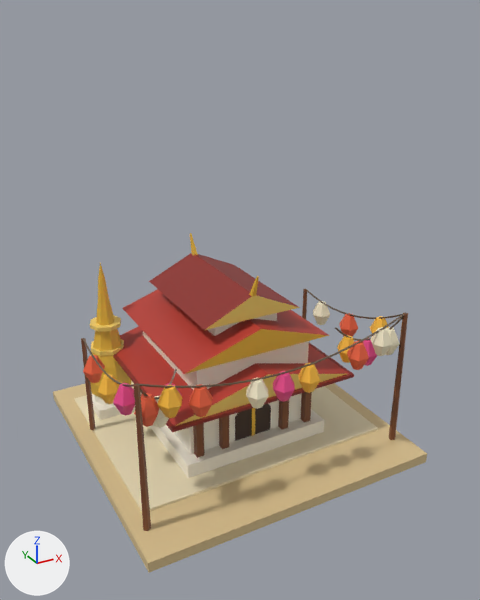
Two versions of the glTF model games/escales/assets/monuments/lanternesChiangMai.glb, one commit apart.
Before and after are seen from a 50 mm camera at (-1.65, -3.19, 2.47) aimed at (0.03, -0.14, 0.95). Arrows for +X, +Y and +Z are at lower left; the lights stay in place. The older version comes first. Vertices at exactly the same position are counted once.

The scene before the commit, as lines of its bpy script (objects in view):
```python
me_lanterneschiangmai = bpy.data.meshes.new('lanternesChiangMai')
me_lanterneschiangmai.from_pydata(...)  # 1096 vertices, 1685 faces; spans x -0.88..0.88, y -0.88..0.88, z 0.0..1.18
me_lanterneschiangmai.materials.append(mat_defaultmaterial)
ob_lanterneschiangmai = bpy.data.objects.new('lanternesChiangMai', me_lanterneschiangmai)
ob_lanterneschiangmai.location = (0.0, 0.0, 0.0)
```
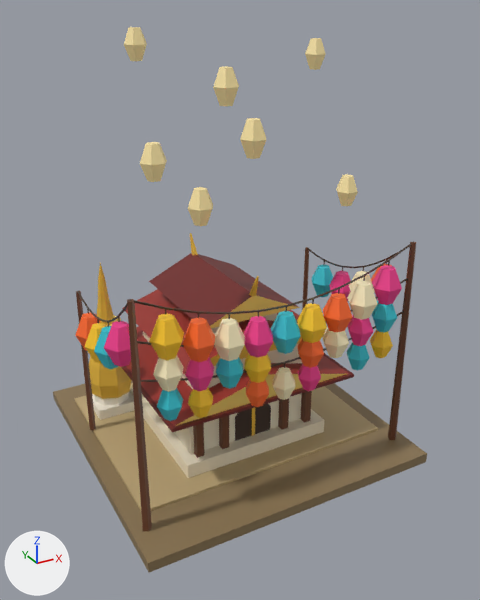
Changed parts and their boxes (x1, y1, x2, y2) in the pictures (480 x 600 px; the box of a moved part takes in the faces that stretch with it):
'lanternesChiangMai', reshaped (61% taller): before (53, 233, 427, 572); after (53, 27, 427, 572)
part 1 of me_lanterneschiangmai, moved or reshaped: before (134, 393, 159, 427); after (182, 317, 215, 362)
part 2 of me_lanterneschiangmai, moved or reshaped: before (370, 316, 388, 333); after (297, 303, 327, 343)
part 3 of me_lanterneschiangmai, moved or reshaped: before (339, 313, 358, 337); after (372, 265, 402, 305)
part 4 of me_lanterneschiangmai, moved or reshaped: before (153, 395, 169, 428); after (216, 357, 243, 389)
part 5 of me_lanterneschiangmai, moved or reshaped: before (113, 383, 135, 416); after (244, 353, 271, 383)
part 6 of me_lanterneschiangmai, moved or reshaped: before (124, 384, 130, 387); after (141, 380, 158, 382)
part 7 of me_lanterneschiangmai, moved or reshaped: before (97, 374, 120, 404); after (246, 380, 269, 407)
part 8 of me_lanterneschiangmai, moved or reshaped: before (83, 355, 105, 383); after (273, 367, 296, 400)
part 9 of me_lanterneschiangmai, moved or reshaped: before (313, 301, 330, 325); after (298, 364, 321, 391)
part 10 of me_lanterneschiangmai, added (pink): after (104, 321, 138, 367)
part 11 of me_lanterneschiangmai, added (cyan): after (94, 326, 118, 369)
part 12 of me_lanterneschiangmai, deleted: before (107, 289, 390, 400)
part 13 of me_lanterneschiangmai, built on: before (136, 327, 400, 409); after (75, 174, 410, 392)
part 14 of me_lanterneschiangmai, added: after (124, 27, 266, 159)
part 15 of me_lanterneschiangmai, added (beige): after (140, 142, 213, 226)
part 16 of me_lanterneschiangmai, added (beige): after (305, 38, 326, 70)
part 17 of me_lanterneschiangmai, recoloured (beige to brown): before (53, 253, 427, 572); after (53, 242, 427, 572)

What changed in the scene script:
```text
Change me_lanterneschiangmai:
    used by ob_lanterneschiangmai; location = (0.0, 0.0, 0.0)
    remove me_lanterneschiangmai.from_pydata(...)  # 1096 vertices, 1685 faces; spans x -0.88..0.88, y -0.88..0.88, z 0.0..1.18
    add me_lanterneschiangmai.from_pydata(...)  # 1496 vertices, 2289 faces; spans x -0.88..0.88, y -0.88..0.88, z 0.0..2.38
    me_lanterneschiangmai part 1: the loose piece of 18 vertices spanning x -0.81..-0.68, y -0.67..-0.56, z 0.64..0.8 is scaled about its middle by (1.35, 1.35, 1.32), then moved by (0.26, -0.05, 0.33)
    me_lanterneschiangmai part 2: the loose piece of 18 vertices spanning x 0.73..0.86, y -0.52..-0.41, z 0.64..0.79 is scaled about its middle by (1.35, 1.35, 1.32), then moved by (-0.64, -0.19, 0.27)
    me_lanterneschiangmai part 3: the loose piece of 18 vertices spanning x 0.73..0.86, y -0.24..-0.12, z 0.54..0.7 is scaled about its middle by (1.35, 1.35, 1.32), then moved by (-0.15, -0.48, 0.48)
    me_lanterneschiangmai part 4: the loose piece of 18 vertices spanning x -0.71..-0.58, y -0.6..-0.48, z 0.56..0.72 is scaled about its middle by (1.21, 1.21, 1.19), then moved by (0.33, -0.12, 0.21)
    me_lanterneschiangmai part 5: the loose piece of 18 vertices spanning x -0.86..-0.73, y -0.52..-0.41, z 0.64..0.79 is scaled about its middle by (1.21, 1.21, 1.19), then moved by (0.64, -0.19, 0.12)
    me_lanterneschiangmai part 6: the loose piece of 6 vertices spanning x -0.8..-0.79, y -0.57..-0.47, z 0.79..0.85 is multiplied about its middle by the matrix ((0.031, 1.509, -0.306), (-1.54, 0.032, 0.0), (0.007, 0.306, 1.509)), then moved by (0.08, -0.14, 0.08)
    me_lanterneschiangmai part 7: the loose piece of 18 vertices spanning x -0.86..-0.73, y -0.24..-0.12, z 0.54..0.7 is moved by (0.63, -0.48, 0.06)
    me_lanterneschiangmai part 8: the loose piece of 18 vertices spanning x -0.85..-0.72, y 0.05..0.16, z 0.52..0.67 is moved by (0.78, -0.77, 0.08)
    me_lanterneschiangmai part 9: the loose piece of 18 vertices spanning x 0.72..0.85, y 0.05..0.16, z 0.52..0.67 is moved by (-0.62, -0.77, 0.09)
    me_lanterneschiangmai part 10: the loose piece of 18 vertices spanning x -0.86..-0.73, y -0.52..-0.41, z 0.64..0.79 is copied, and the copy is scaled about its middle by (1.35, 1.35, 1.32), then moved by (0.0, 0.0, 0.31); it spans x -0.88..-0.71, y -0.54..-0.39, z 0.92..1.12
    me_lanterneschiangmai part 11: the loose piece of 18 vertices spanning x -0.86..-0.73, y -0.24..-0.12, z 0.54..0.7 is copied, and the copy is scaled about its middle by (1.35, 1.35, 1.32), then moved by (0.0, -0.1, 0.29); it spans x -0.88..-0.71, y -0.35..-0.2, z 0.81..1.01
    me_lanterneschiangmai part 12: 30 loose pieces with 198 vertices, spanning x -0.8..0.8, y -0.66..0.3, z 0.65..0.8, are deleted
    me_lanterneschiangmai part 13: 218 vertices moved from x -0.81..0.81, y -0.72..0.31, z 0.56..0.9 to x -0.82..0.82, y -0.73..0.31, z 0.67..1.32; 102 vertices removed from x -0.65..0.77, y -0.72..-0.41, z 0.56..0.84; 556 vertices added at x -0.87..0.88, y -0.73..0.3, z 0.73..1.64
    me_lanterneschiangmai part 14: 54 vertices added at x -0.41..0.39, y -0.06..0.36, z 1.67..2.38
    me_lanterneschiangmai part 15: 36 vertices added at x -0.59..-0.12, y -0.36..-0.06, z 1.42..1.91
    me_lanterneschiangmai part 16: 18 vertices added at x 0.44..0.56, y -0.15..-0.05, z 2.17..2.33
    me_lanterneschiangmai part 17: 453 kept faces spanning x -0.88..0.88, y -0.88..0.88, z 0.0..1.32 get new vertex colours
    other edits to the shape of me_lanterneschiangmai do not show in these pictures
```
